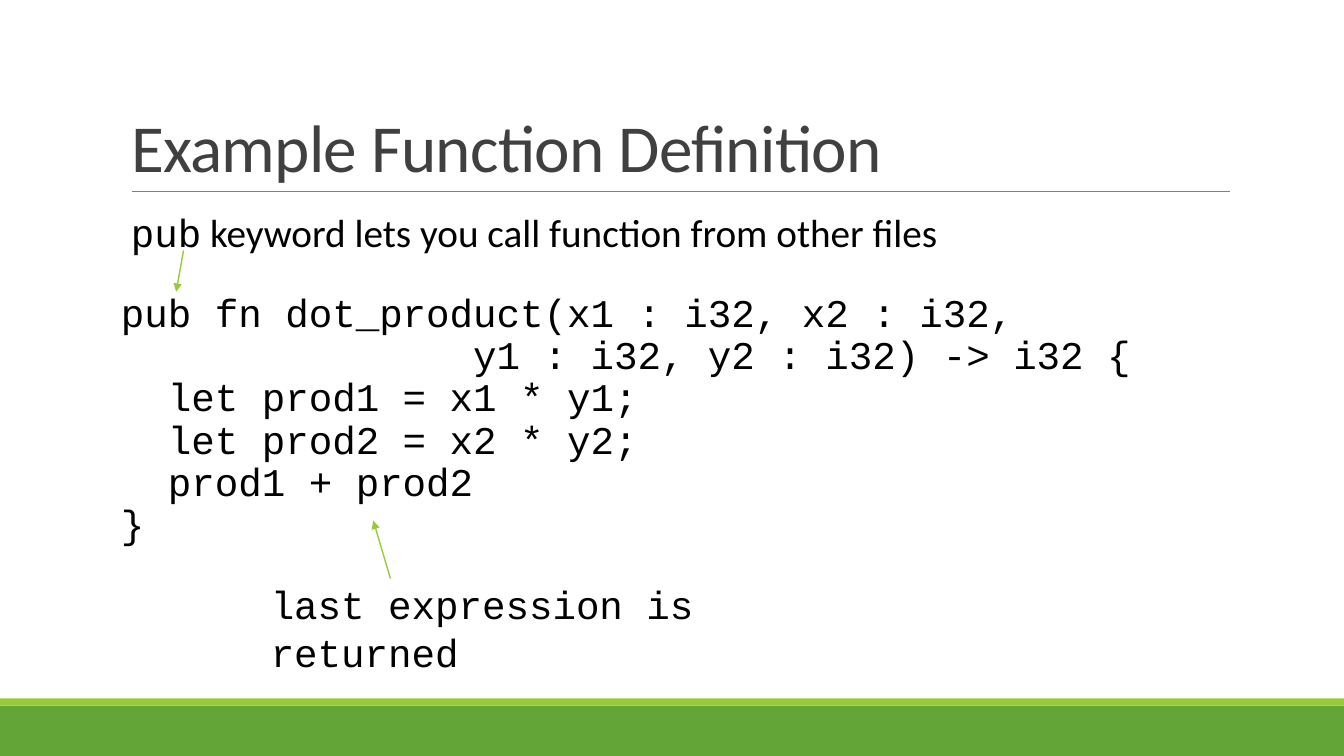
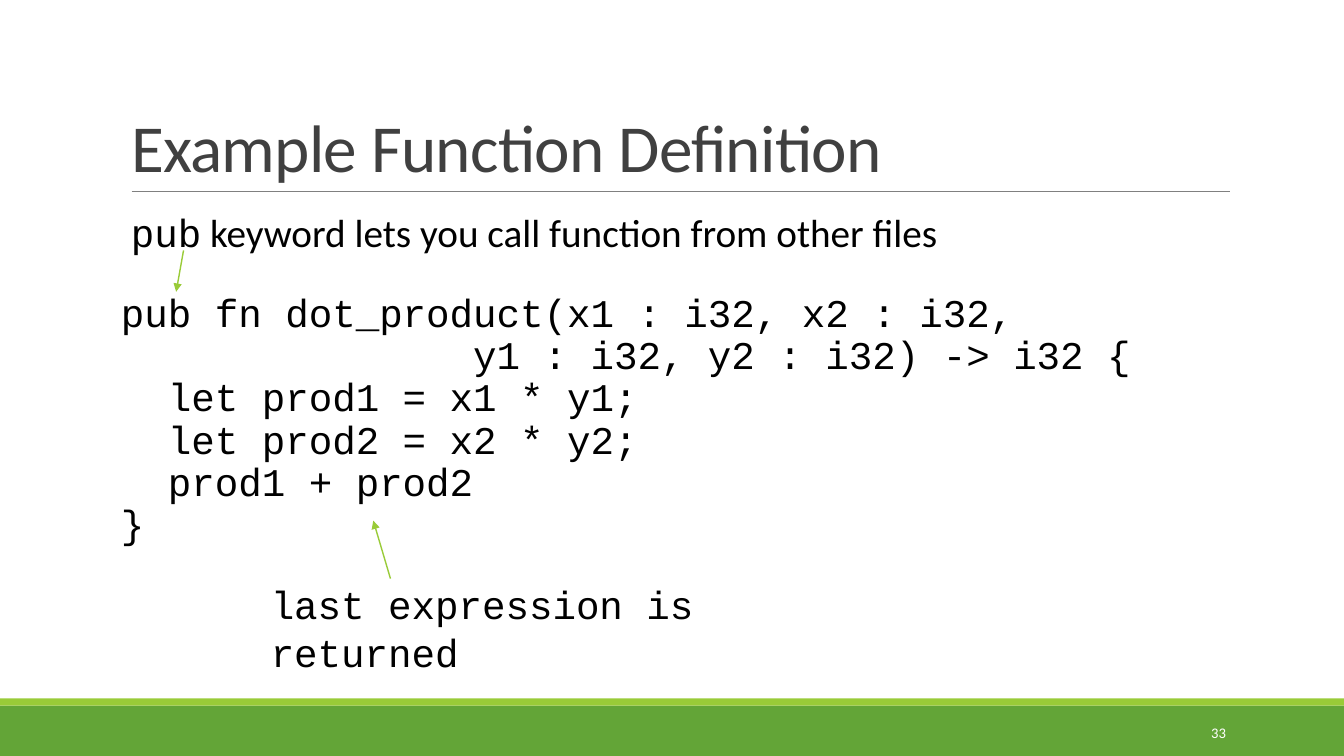
Before and after one commit to rbohrer/pl-course, a slide deck: slide 33 of LectureSlides/01Rust.pptx. Drawn at 1344x756 pixels with LibreOffice and Linux fonts; fonts in the diff are those of the drawing. Boxes give left, top, right and bottom in pixels: in the first picture for what was removed or moved away, otherwise in the second. Text is boxed around its words. In the diff, an @@ line names an element or a change of style, - is before the commit and + after.

```diff
--- a/LectureSlides/01Rust.pptx
+++ b/LectureSlides/01Rust.pptx
@@ page number added at box(1211, 728, 1226, 738), 10.5 pt, text #FFFFFF @@
+33
```
Also in this commit, not shown: 63 other slides changed.
